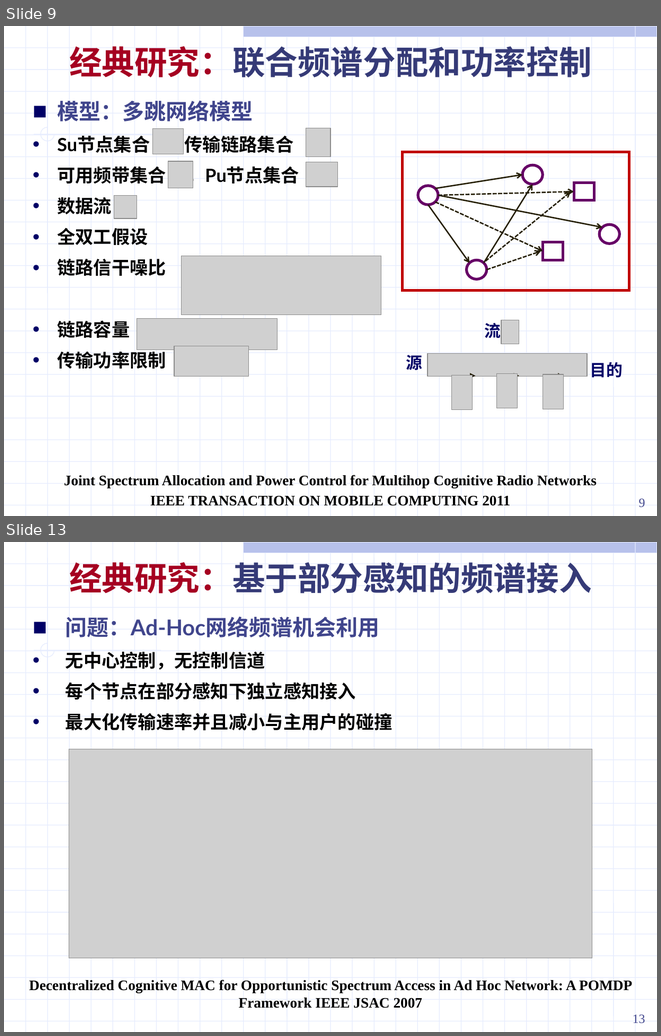
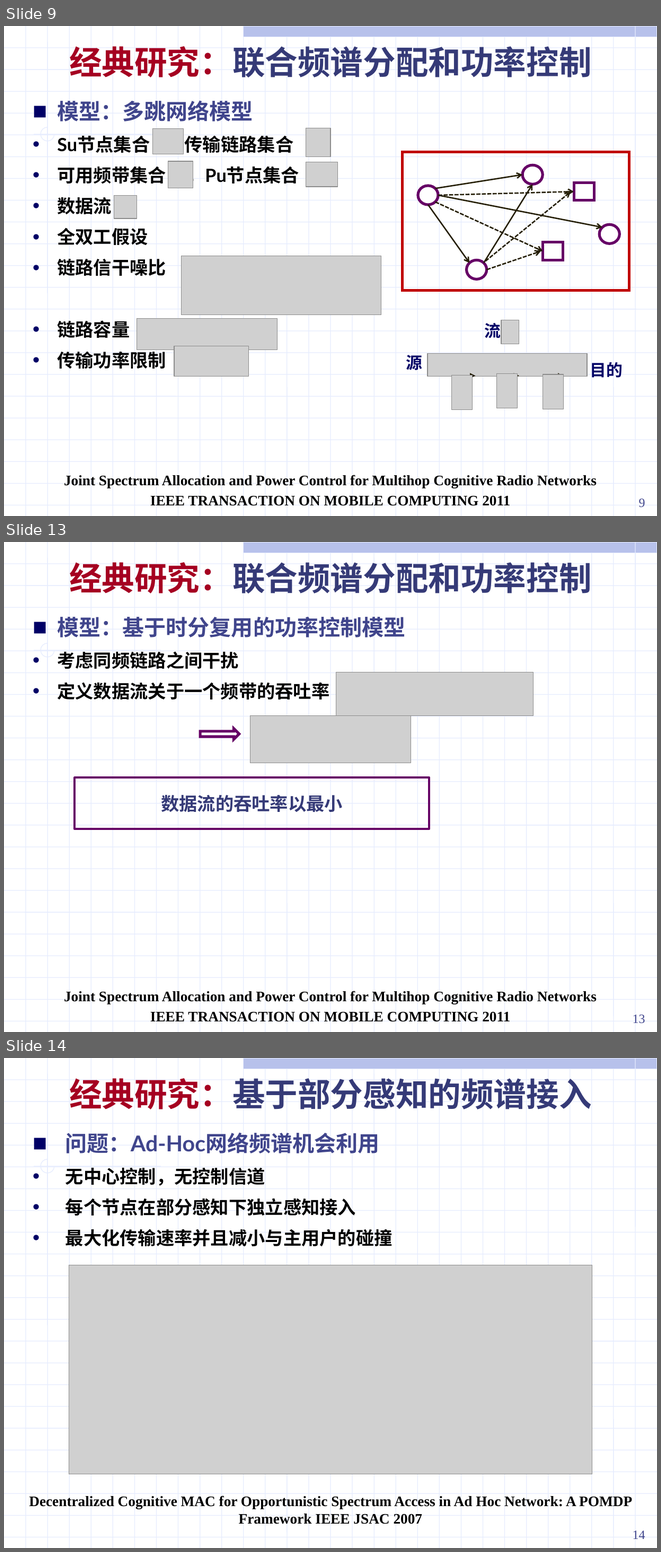
Before and after one commit to ssheroes/hello-world, a slide deck: 战术网频谱共享调研 (2).pptx. Shown one above the other, each under a label of ours: slides 9 and 13 before the commit, slides 9, 13 and 14 after it; the slides between them are not shown. The pictures are 661x1036 and 661x1552 pixels, drawn with LibreOffice and Linux fonts; fonts in the diff are those of the drawing; grey boxes stand for pictures. Boxes give left, top, right and bottom in pixels: in the first picture for what was removed or moved away, otherwise in the second. Text is boxed around its words. In the diff, an @@ line names an element or a change of style, - is before the commit and + after.

```diff
--- a/战术网频谱共享调研 (2).pptx
+++ b/战术网频谱共享调研 (2).pptx
@@ slide 13 added at [4,542,657,1032], background #FFFFFF; not listed: 56 template elements that a slide beside it also shows @@
@@ text added at [69,562,592,593], 36 pt, text #353A77, bold @@
+经典研究：联合频谱分配和功率控制
@@ text added at [57,617,405,699], 20 pt, text #000000, bold @@
+■ 模型：基于时分复用的功率控制模型
+• 考虑同频链路之间干扰
+• 定义数据流关于一个频带的吞吐率
@@ picture added at [336,672,533,716] @@
@@ picture added at [250,716,411,762] @@
@@ right arrow added at [200,729,239,739], fill #FFFFFF, outline #660066 3 pt @@
@@ rectangle added at [74,778,429,829], outline #660066 2.25 pt, 20 pt, text #353A77, bold @@
+数据流的吞吐率以最小
@@ text added at [64,990,597,1022], 16 pt, text #000000, bold @@
+Joint Spectrum Allocation and Power Control for Multihop Cognitive Radio Networks
+IEEE TRANSACTION ON MOBILE COMPUTING 2011
@@ page number added at [633,1014,645,1023], 14 pt, text #40458C @@
+13
@@ what was slide 13 is now slide 14 @@
@@ page number at [633,1530,645,1539]: text changed @@
-13
+14
```
Also in this commit, not shown: 3 slides changed.
